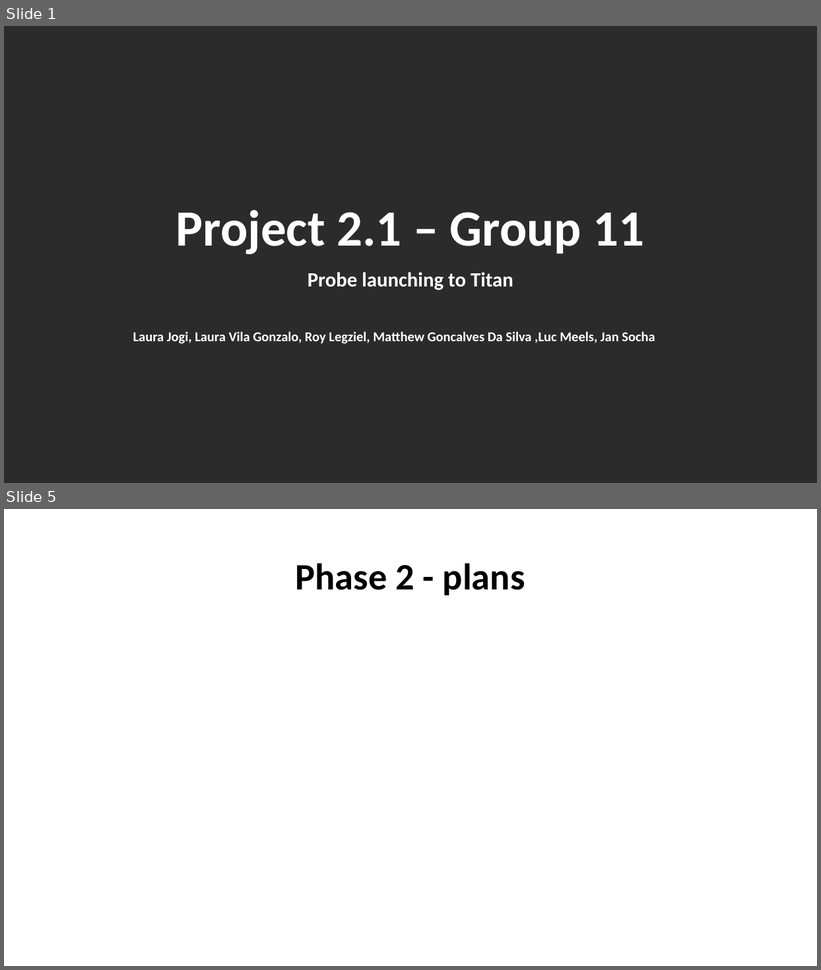
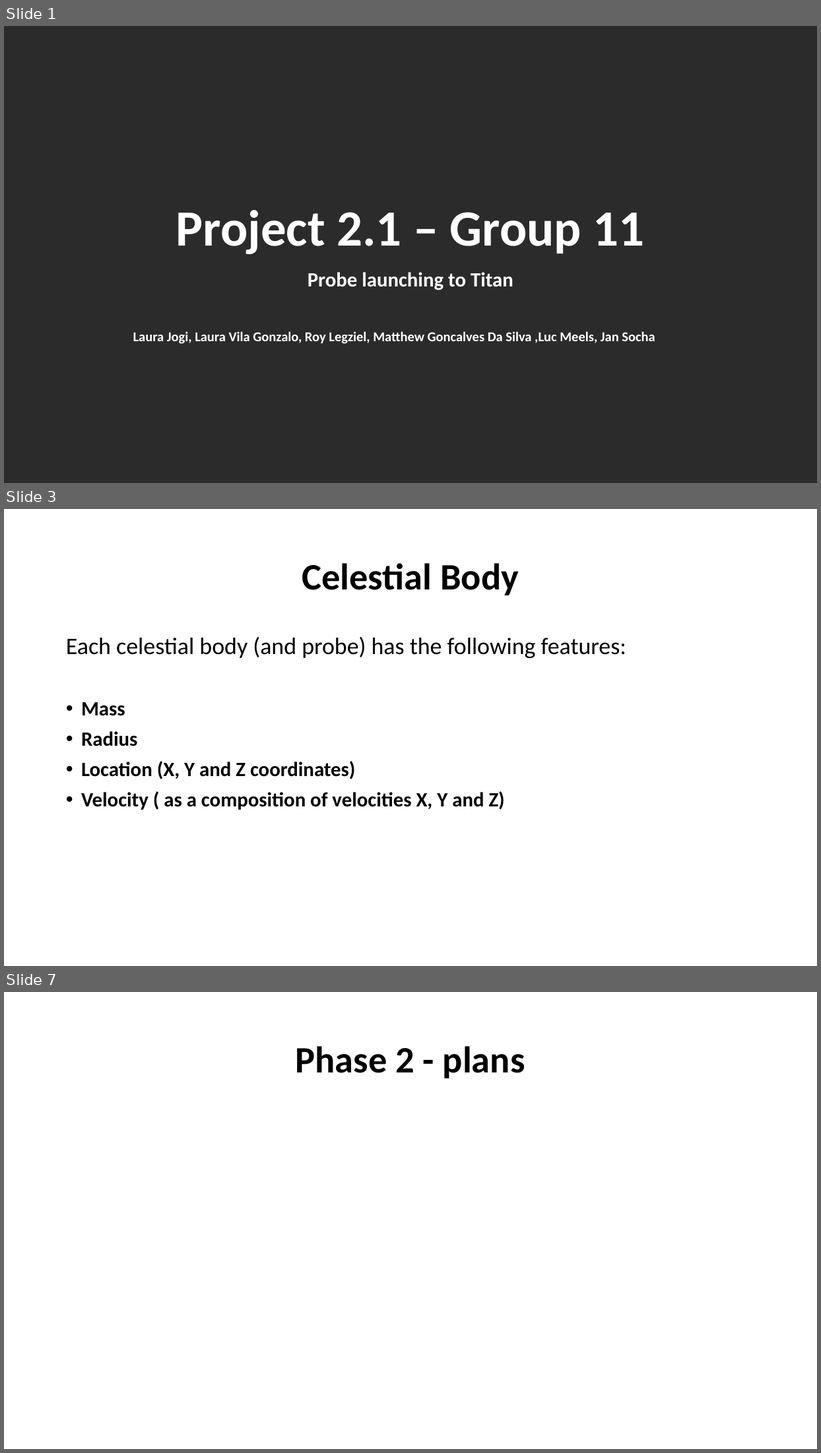
Before and after one commit to rLegziel/Project-1.2, a slide deck: Titan Probe - presentation.pptx. Shown one above the other, each under a label of ours: slides 1 and 5 before the commit, slides 1, 3 and 7 after it; the slides between them are not shown. The pictures are 821x970 and 821x1453 pixels, drawn with LibreOffice and Linux fonts; fonts in the diff are those of the drawing; background and template pictures are left out; a plain dark background stands for a picture behind light text. Boxes give left, top, right and bottom in pixels: in the first picture for what was removed or moved away, otherwise in the second. Text is boxed around its words. In the diff, an @@ line names an element or a change of style, - is before the commit and + after.

```diff
--- a/Titan Probe - presentation.pptx
+++ b/Titan Probe - presentation.pptx
@@ slide 3 added at (x1=4, y1=509, x2=817, y2=966), background #FFFFFF @@
@@ title added at (x1=302, y1=563, x2=519, y2=595), 44 pt, text #000000, bold @@
+Celestial Body
@@ text added at (x1=66, y1=637, x2=626, y2=810), 24 pt, text #000000, bold @@
+Each celestial body (and probe) has the following features:
+• Mass
+• Radius
+• Location (X, Y and Z coordinates)
+• Velocity ( as a composition of velocities X, Y and Z)
@@ what was slide 5 is now slide 7 @@
```
Also in this commit, not shown: 3 slides changed, 1 other slide added.
